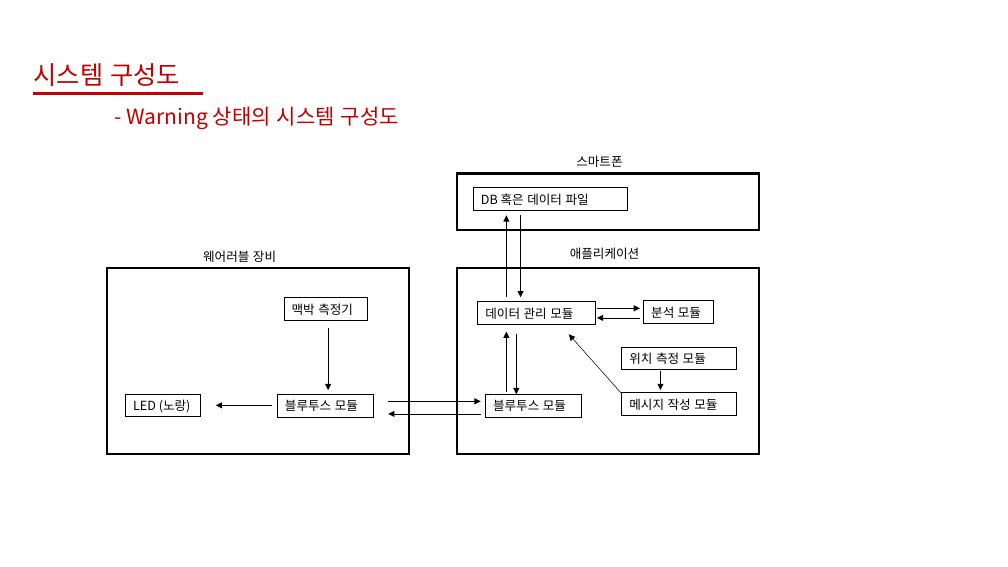
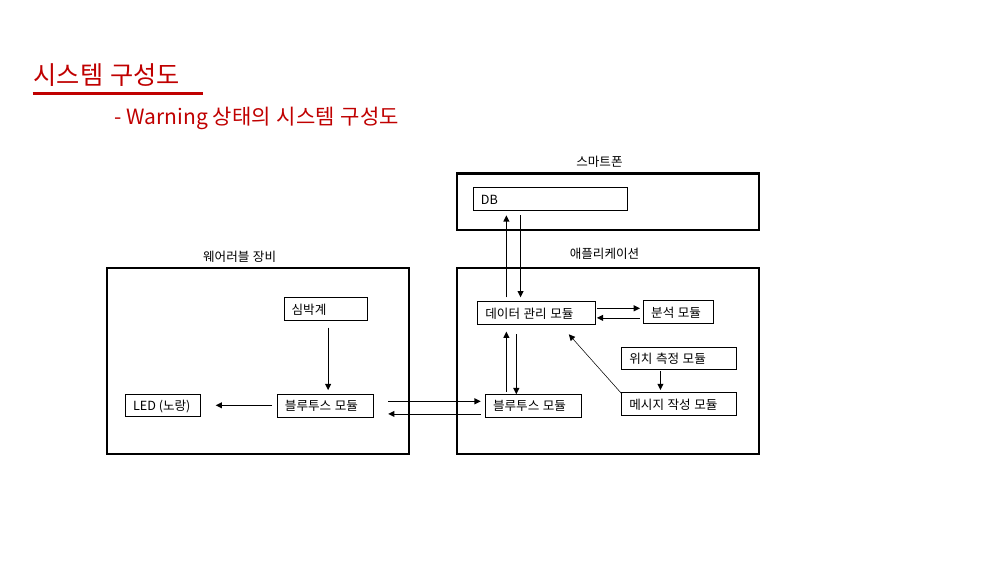
Before and after one commit to bajahoe/gitchana, a slide deck: slide 29 of 제안서 팀장 조동윤, 팀원 임종운.pptx. Drawn at 1008x567 pixels with LibreOffice and Linux fonts; fonts in the diff are those of the drawing; background and template pictures are left out. Boxes give left, top, right and bottom in pixels: in the first picture for what was removed or moved away, otherwise in the second. Text is boxed around its words. In the diff, an @@ line names an element or a change of style, - is before the commit and + after.

Commit message:
자료 업데이트
발표자료 재 작성
제안서 내 사용자 상태정보 구조 변경(시각 - > 날짜, 시간)
그냥 사진

```diff
--- a/제안서 팀장 조동윤, 팀원 임종운.pptx
+++ b/제안서 팀장 조동윤, 팀원 임종운.pptx
@@ text in rectangle at <box>481,194,498,204</box>: text changed @@
-DB 혹은 데이터 파일
+DB
@@ text in rectangle at <box>292,303,327,315</box>: text changed @@
-맥박 측정기
+심박계
```
Also in this commit, not shown: 5 other slides changed, 12 slides added, 2 other files.
